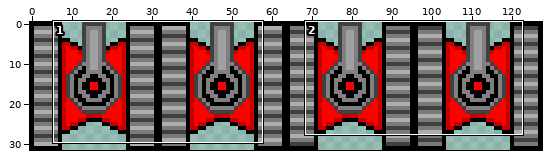
Sprite sheet -- resources/tank_move_002.png. Above: a wide view before the commit, with the close-up outlined.
Close-up. As it was:
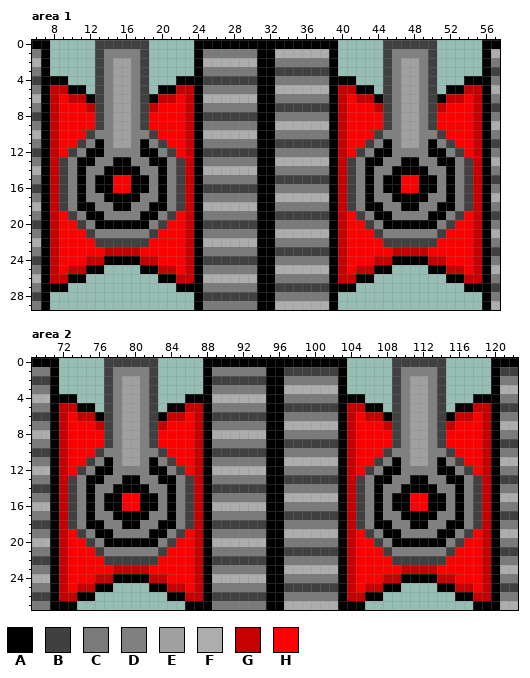
The file is 128x32 pixels. Shown: area 1: x 6..57, y 0..29; area 2: x 69..122, y 0..27.
Palette (. is transparent): A #000000  B #404040  C #7a7a7a  D #808080  E #a0a0a0  F #adadad  G #c60000  H #ff0000
Pixels before, area 1, first column x 6:
 0 AA.....BBBBBB.....AAAAAAAAAAAAAAAA.....BBBBBB.....AA
 1 CA.....BDDDDB.....ACCCCCCAAFFFFFFA.....BDDDDB.....AF
 2 FA.....BDEEDB.....AFFFFFFAACCCCCCA.....BDEEDB.....AC
 3 CA.....BDEEDB.....ACCCCCCAABBBBBBA.....BDEEDB.....AB
 4 BAAA...BDEEDB...AAABBBBBBAACCCCCCAAA...BDEEDB...AAAC
 5 CAGGAA.BDEEDB.AAGGACCCCCCAAFFFFFFAGGAA.BDEEDB.AAGGAF
 6 FAGHGGABDEEDBAGGHGAFFFFFFAACCCCCCAGHGGABDEEDBAGGHGAC
 7 CAGHHHGBDEEDBGHHHGACCCCCCAABBBBBBAGHHHGBDEEDBGHHHGAB
 8 BAGHHHHBDEEDBHHHHGABBBBBBAACCCCCCAGHHHHBDEEDBHHHHGAC
 9 CAGHHHHBDEEDBHHHHGACCCCCCAAFFFFFFAGHHHHBDEEDBHHHHGAF
10 FAGHHHBDDEEDDBHHHGAFFFFFFAACCCCCCAGHHHBDDEEDDBHHHGAC
11 CAGHHBDADEEDADBHHGACCCCCCAABBBBBBAGHHBDADEEDADBHHGAB
12 BAGHBDAADDDDAADBHGABBBBBBAACCCCCCAGHBDAADDDDAADBHGAC
13 CAGBDAADDAADDAADBGACCCCCCAAFFFFFFAGBDAADDAADDAADBGAF
14 FAGBDADDAAAADDADBGAFFFFFFAACCCCCCAGBDADDAAAADDADBGAC
15 CAGBDADAAHHAADADBGACCCCCCAABBBBBBAGBDADAAHHAADADBGAB
16 BAGBDADAAHHAADADBGABBBBBBAACCCCCCAGBDADAAHHAADADBGAC
17 CAGBDADDAAAADDADBGACCCCCCAAFFFFFFAGBDADDAAAADDADBGAF
18 FAGBDAADDAADDAADBGAFFFFFFAACCCCCCAGBDAADDAADDAADBGAC
19 CAGHBDAADDDDAADBHGACCCCCCAABBBBBBAGHBDAADDDDAADBHGAB
20 BAGHHBDAAAAAADBHHGABBBBBBAACCCCCCAGHHBDAAAAAADBHHGAC
21 CAGHHHBDDDDDDBHHHGACCCCCCAAFFFFFFAGHHHBDDDDDDBHHHGAF
22 FAGHHHHBBBBBBHHHHGAFFFFFFAACCCCCCAGHHHHBBBBBBHHHHGAC
23 CAGHHHHHGGGGHHHHHGACCCCCCAABBBBBBAGHHHHHGGGGHHHHHGAB
24 BAGHHHGGAAAAGGHHHGABBBBBBAACCCCCCAGHHHGGAAAAGGHHHGAC
25 CAGHGGAA....AAGGHGACCCCCCAAFFFFFFAGHGGAA....AAGGHGAF
26 FAGGAA........AAGGAFFFFFFAACCCCCCAGGAA........AAGGAC
27 CAAA............AAACCCCCCAABBBBBBAAA............AAAB
28 BA................ABBBBBBAACCCCCCA................AC
29 CA................ACCCCCCAAFFFFFFA................AF
Pixels before, area 2, first column x 69:
 0 AAA.....BBBBBB.....AAAAAAAAAAAAAAAA.....BBBBBB.....AAA
 1 CCA.....BDDDDB.....ACCCCCCAABBBBBBA.....BDDDDB.....ABB
 2 BBA.....BDEEDB.....ABBBBBBAACCCCCCA.....BDEEDB.....ACC
 3 CCA.....BDEEDB.....ACCCCCCAAFFFFFFA.....BDEEDB.....AFF
 4 FFAAA...BDEEDB...AAAFFFFFFAACCCCCCAAA...BDEEDB...AAACC
 5 CCAGGAA.BDEEDB.AAGGACCCCCCAABBBBBBAGGAA.BDEEDB.AAGGABB
 6 BBAGHGGABDEEDBAGGHGABBBBBBAACCCCCCAGHGGABDEEDBAGGHGACC
 7 CCAGHHHGBDEEDBGHHHGACCCCCCAAFFFFFFAGHHHGBDEEDBGHHHGAFF
 8 FFAGHHHHBDEEDBHHHHGAFFFFFFAACCCCCCAGHHHHBDEEDBHHHHGACC
 9 CCAGHHHHBDEEDBHHHHGACCCCCCAABBBBBBAGHHHHBDEEDBHHHHGABB
10 BBAGHHHBDDEEDDBHHHGABBBBBBAACCCCCCAGHHHBDDEEDDBHHHGACC
11 CCAGHHBDADEEDADBHHGACCCCCCAAFFFFFFAGHHBDADEEDADBHHGAFF
12 FFAGHBDAADDDDAADBHGAFFFFFFAACCCCCCAGHBDAADDDDAADBHGACC
13 CCAGBDAADDAADDAADBGACCCCCCAABBBBBBAGBDAADDAADDAADBGABB
14 BBAGBDADDAAAADDADBGABBBBBBAACCCCCCAGBDADDAAAADDADBGACC
15 CCAGBDADAAHHAADADBGACCCCCCAAFFFFFFAGBDADAAHHAADADBGAFF
16 FFAGBDADAAHHAADADBGAFFFFFFAACCCCCCAGBDADAAHHAADADBGACC
17 CCAGBDADDAAAADDADBGACCCCCCAABBBBBBAGBDADDAAAADDADBGABB
18 BBAGBDAADDAADDAADBGABBBBBBAACCCCCCAGBDAADDAADDAADBGACC
19 CCAGHBDAADDDDAADBHGACCCCCCAAFFFFFFAGHBDAADDDDAADBHGAFF
20 FFAGHHBDAAAAAADBHHGAFFFFFFAACCCCCCAGHHBDAAAAAADBHHGACC
21 CCAGHHHBDDDDDDBHHHGACCCCCCAABBBBBBAGHHHBDDDDDDBHHHGABB
22 BBAGHHHHBBBBBBHHHHGABBBBBBAACCCCCCAGHHHHBBBBBBHHHHGACC
23 CCAGHHHHHGGGGHHHHHGACCCCCCAAFFFFFFAGHHHHHGGGGHHHHHGAFF
24 FFAGHHHGGAAAAGGHHHGAFFFFFFAACCCCCCAGHHHGGAAAAGGHHHGACC
25 CCAGHGGAA....AAGGHGACCCCCCAABBBBBBAGHGGAA....AAGGHGABB
26 BBAGGAA........AAGGABBBBBBAACCCCCCAGGAA........AAGGACC
27 CCAAA............AAACCCCCCAAFFFFFFAAA............AAAFF
Now the later version:
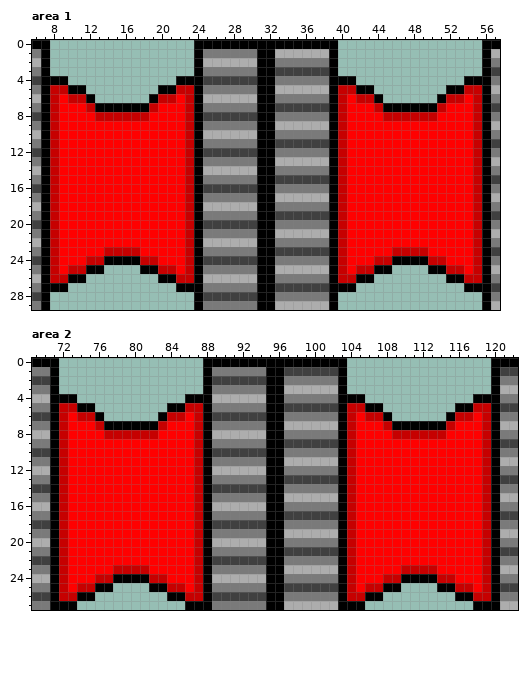
Difference:
Changed rows in their new state; - is an unchanged pixel.
Area 1:
first column x 9:
 0 ----......--------------------------......----
 1 ----......--------------------------......----
 2 ----......--------------------------......----
 3 ----......--------------------------......----
 4 ----......--------------------------......----
 5 ----......--------------------------......----
 6 ----......--------------------------......----
 7 ----AAAAAA--------------------------AAAAAA----
 8 ----GGGGGG--------------------------GGGGGG----
 9 ----HHHHHH--------------------------HHHHHH----
10 ---HHHHHHHH------------------------HHHHHHHH---
11 --HHHHHHHHHH----------------------HHHHHHHHHH--
12 -HHHHHHHHHHHH--------------------HHHHHHHHHHHH-
13 HHHHHHHHHHHHHH------------------HHHHHHHHHHHHHH
14 HHHHHHHHHHHHHH------------------HHHHHHHHHHHHHH
15 HHHHHH--HHHHHH------------------HHHHHH--HHHHHH
16 HHHHHH--HHHHHH------------------HHHHHH--HHHHHH
17 HHHHHHHHHHHHHH------------------HHHHHHHHHHHHHH
18 HHHHHHHHHHHHHH------------------HHHHHHHHHHHHHH
19 -HHHHHHHHHHHH--------------------HHHHHHHHHHHH-
20 --HHHHHHHHHH----------------------HHHHHHHHHH--
21 ---HHHHHHHH------------------------HHHHHHHH---
22 ----HHHHHH--------------------------HHHHHH----
Area 2:
first column x 73:
 0 ----......--------------------------......----
 1 ----......--------------------------......----
 2 ----......--------------------------......----
 3 ----......--------------------------......----
 4 ----......--------------------------......----
 5 ----......--------------------------......----
 6 ----......--------------------------......----
 7 ----AAAAAA--------------------------AAAAAA----
 8 ----GGGGGG--------------------------GGGGGG----
 9 ----HHHHHH--------------------------HHHHHH----
10 ---HHHHHHHH------------------------HHHHHHHH---
11 --HHHHHHHHHH----------------------HHHHHHHHHH--
12 -HHHHHHHHHHHH--------------------HHHHHHHHHHHH-
13 HHHHHHHHHHHHHH------------------HHHHHHHHHHHHHH
14 HHHHHHHHHHHHHH------------------HHHHHHHHHHHHHH
15 HHHHHH--HHHHHH------------------HHHHHH--HHHHHH
16 HHHHHH--HHHHHH------------------HHHHHH--HHHHHH
17 HHHHHHHHHHHHHH------------------HHHHHHHHHHHHHH
18 HHHHHHHHHHHHHH------------------HHHHHHHHHHHHHH
19 -HHHHHHHHHHHH--------------------HHHHHHHHHHHH-
20 --HHHHHHHHHH----------------------HHHHHHHHHH--
21 ---HHHHHHHH------------------------HHHHHHHH---
22 ----HHHHHH--------------------------HHHHHH----
Where, in picture pixels (left, top, right, bottom), the same in both close-ups:
changed: (59, 40, 185, 247)
changed: (347, 40, 473, 247)
changed: (68, 358, 194, 565)
changed: (356, 358, 482, 565)
